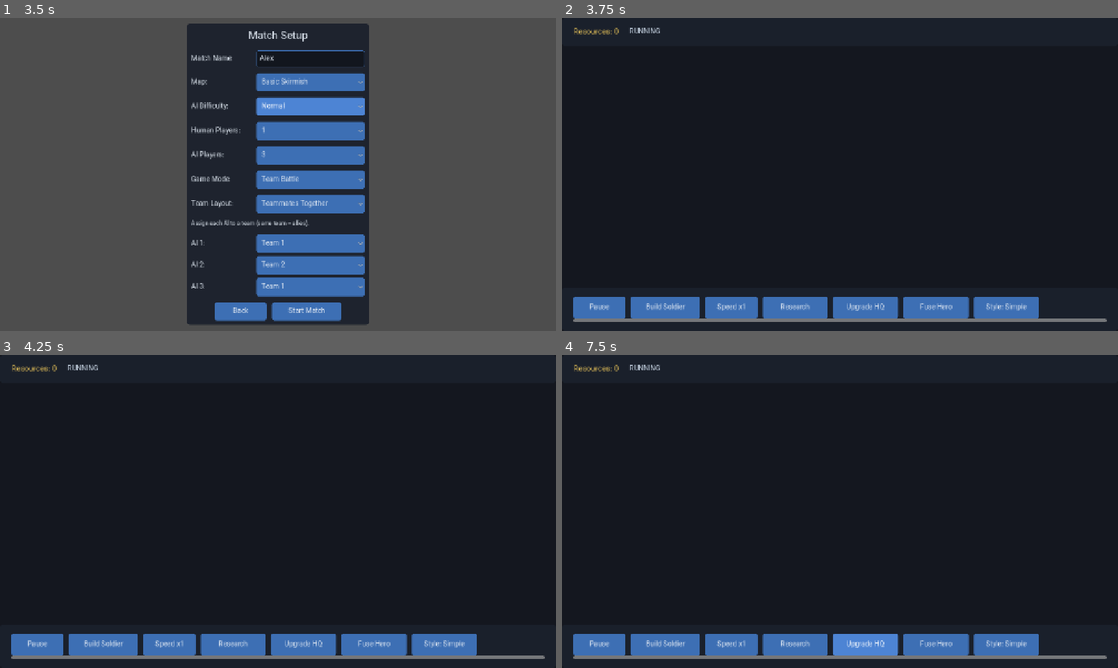
Above: before the commit, frames 1-4 (two rows, left to right).
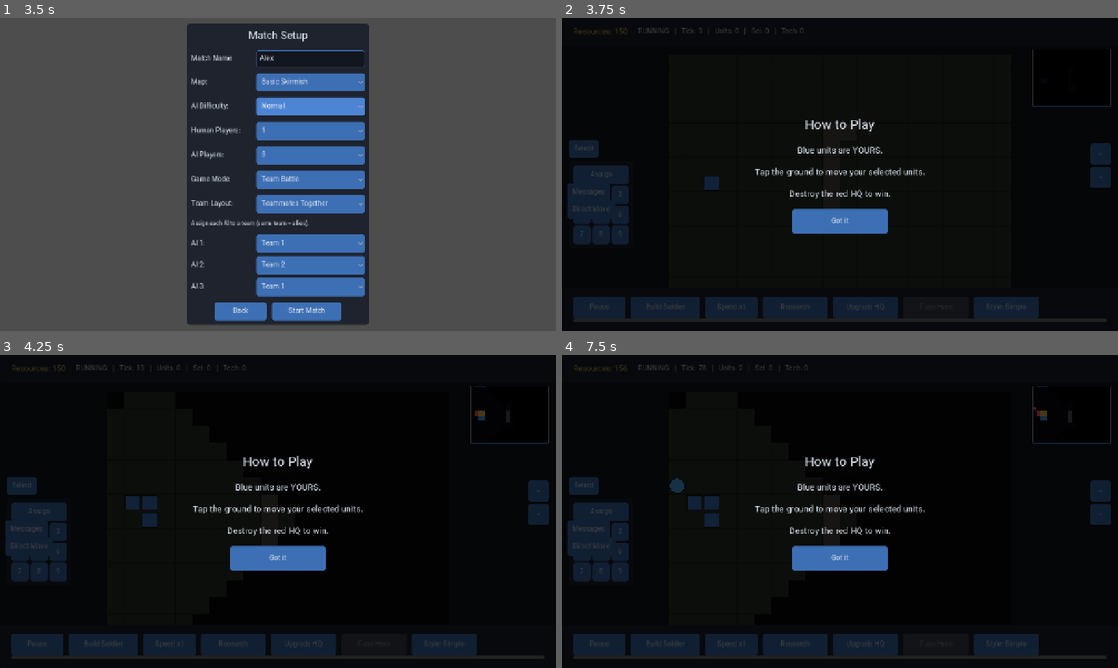
Above: after the commit, the same moments.

Repository: golshandvr-del/Sjalwmbdjdlxl
Game: Godot game, scene res://scenes/main_menu.tscn
Two runs of this game, one before a commit and one after it. Both use one fixed random seed, a clock stepped at 60 frames per second and the inputs below.
Inputs (mouse positions are in pixels of both pictures, inside the frame that each line leads up to):
- Up to frame 1 (3.5 s): click "Single Player" at 0.5 s; click (311, 58) at 1.27 s; type "Alex" at 1.35 s; click "Normal" at 2 s; click "Normal" at 2.75 s
- Up to frame 2 (3.75 s): click "Start Match" at 3.5 s
- Up to frame 3 (4.25 s): no input
- Up to frame 4 (7.5 s): click (589, 530) at 4.25 s, where only the run after the commit has a clickable "Messages"; click "Build Soldier" at 5 s; click "Speed x1" at 5.75 s; click "Research" at 6.5 s; click "Upgrade HQ" at 7.25 s

Frame 1 is identical in both runs. In frame 2, 28% of the frame differs, in the area x 0-100%, y 0-100%; in frame 3, 55%; in frame 4, 55%.
Error before the commit: Parse Error: Function "_build_message_panel()" not found in base self. (res://ui/mobile/game_hud.gd:940)

Commit message:
feat(mc11): mobile Messages panel - chat/strategic-treaty/mission tabs issuing deterministic diplomacy commands (MC11.2/11.3/11.4/req11)

Diff:
--- a/ui/mobile/game_hud.gd
+++ b/ui/mobile/game_hud.gd
@@ -1011,6 +1011,341 @@
 	_update_move_mode_buttons()
 
 
+# MC11.2/11.3/11.4 (request 11): build the "Messages" toggle button plus the
+# hidden Messages panel (three tabs). The panel is built once and toggled; all
+# its controls only issue authoritative diplomatic Commands via the diplomacy
+# module (no WorldState mutation here), so the simulation stays deterministic.
+func _build_message_panel() -> void:
+	_msg_button = Button.new()
+	_msg_button.name = "MessagesButton"
+	_msg_button.text = _local_text("ui.msg.title")
+	_msg_button.custom_minimum_size = Vector2(0, 34)
+	_msg_button.set_anchors_preset(Control.PRESET_BOTTOM_LEFT)
+	_msg_button.position = Vector2(12, -340)
+	_msg_button.pressed.connect(_on_messages_pressed)
+	_icons.apply_to_button(_msg_button, "message")
+	add_child(_msg_button)
+
+	_msg_panel = PanelContainer.new()
+	_msg_panel.name = "MessagesPanel"
+	_msg_panel.visible = false
+	_msg_panel.set_anchors_preset(Control.PRESET_CENTER)
+	_msg_panel.custom_minimum_size = Vector2(360, 400)
+	add_child(_msg_panel)
+
+	var tabs: TabContainer = TabContainer.new()
+	tabs.name = "MessageTabs"
+	_msg_panel.add_child(tabs)
+
+	var chat_tab: Control = _build_chat_tab()
+	chat_tab.name = _local_text("ui.msg.tab_chat")
+	tabs.add_child(chat_tab)
+
+	var strat_tab: Control = _build_strategic_tab()
+	strat_tab.name = _local_text("ui.msg.strategic_tab")
+	tabs.add_child(strat_tab)
+
+	var mission_tab: Control = _build_mission_tab()
+	mission_tab.name = _local_text("ui.msg.mission_tab")
+	tabs.add_child(mission_tab)
+
+
+# MC11.2: the plain "Chat" tab -- pick a recipient, read the transcript, type a
+# line and Send. Sending appends a cosmetic local message (the transport of chat
+# text between peers is presentation-only and out of the state hash).
+func _build_chat_tab() -> Control:
+	var box: VBoxContainer = VBoxContainer.new()
+	box.add_theme_constant_override("separation", 6)
+
+	var row: HBoxContainer = HBoxContainer.new()
+	var to_label: Label = Label.new()
+	to_label.text = _local_text("ui.msg.recipient")
+	row.add_child(to_label)
+	_msg_recipient = OptionButton.new()
+	_populate_recipient_options(_msg_recipient)
+	_msg_recipient.item_selected.connect(func(_i: int) -> void: _refresh_chat_history())
+	row.add_child(_msg_recipient)
+	box.add_child(row)
+
+	_msg_history = RichTextLabel.new()
+	_msg_history.custom_minimum_size = Vector2(340, 260)
+	_msg_history.bbcode_enabled = false
+	box.add_child(_msg_history)
+
+	var send_row: HBoxContainer = HBoxContainer.new()
+	_msg_text_edit = LineEdit.new()
+	_msg_text_edit.placeholder_text = _local_text("ui.msg.text_hint")
+	_msg_text_edit.custom_minimum_size = Vector2(260, 0)
+	send_row.add_child(_msg_text_edit)
+	var send_btn: Button = Button.new()
+	send_btn.text = _local_text("ui.msg.send")
+	send_btn.pressed.connect(_on_chat_send_pressed)
+	send_row.add_child(send_btn)
+	box.add_child(send_row)
+
+	_refresh_chat_history()
+	return box
+
+
+# MC11.3: the "Strategic" tab -- pick a treaty type + target + duration and
+# Propose. This issues a deterministic propose_treaty command through the
+# diplomacy module (the single lockstep-safe entry point).
+func _build_strategic_tab() -> Control:
+	var box: VBoxContainer = VBoxContainer.new()
+	box.add_theme_constant_override("separation", 6)
+
+	var type_row: HBoxContainer = HBoxContainer.new()
+	var t_label: Label = Label.new()
+	t_label.text = _local_text("ui.msg.treaty_type")
+	type_row.add_child(t_label)
+	_treaty_type_opt = OptionButton.new()
+	for type_id in TreatyUtil.TYPES:
+		_treaty_type_opt.add_item(str(type_id))
+	type_row.add_child(_treaty_type_opt)
+	box.add_child(type_row)
+
+	var target_row: HBoxContainer = HBoxContainer.new()
+	var tg_label: Label = Label.new()
+	tg_label.text = _local_text("ui.msg.recipient")
+	target_row.add_child(tg_label)
+	_treaty_target_opt = OptionButton.new()
+	_populate_owner_options(_treaty_target_opt)
+	target_row.add_child(_treaty_target_opt)
+	box.add_child(target_row)
+
+	var dur_row: HBoxContainer = HBoxContainer.new()
+	var d_label: Label = Label.new()
+	d_label.text = _local_text("ui.msg.treaty_duration")
+	dur_row.add_child(d_label)
+	_treaty_duration = SpinBox.new()
+	_treaty_duration.min_value = 0
+	_treaty_duration.max_value = 100000
+	_treaty_duration.value = 0
+	dur_row.add_child(_treaty_duration)
+	box.add_child(dur_row)
+
+	var propose_btn: Button = Button.new()
+	propose_btn.text = _local_text("ui.msg.treaty_propose")
+	propose_btn.pressed.connect(_on_propose_treaty_pressed)
+	box.add_child(propose_btn)
+	return box
+
+
+# MC11.4: the "Mission" tab -- ask an ally (or self) to act on a MAP POINT:
+# a target owner, a mission type, a target cell, and a commitment percentage.
+# The request is validated by the pure MissionRequestUtil and carried on a
+# REQUEST_ATTACK/REQUEST_DEFENSE treaty proposal (deterministic command).
+func _build_mission_tab() -> Control:
+	var box: VBoxContainer = VBoxContainer.new()
+	box.add_theme_constant_override("separation", 6)
+
+	var mtype_row: HBoxContainer = HBoxContainer.new()
+	var mt_label: Label = Label.new()
+	mt_label.text = _local_text("ui.msg.mission_tab")
+	mtype_row.add_child(mt_label)
+	_mission_type_opt = OptionButton.new()
+	for m in MissionRequestUtil.TYPES:
+		_mission_type_opt.add_item(_local_text("ui.msg.mission_" + str(m)))
+	mtype_row.add_child(_mission_type_opt)
+	box.add_child(mtype_row)
+
+	var mtarget_row: HBoxContainer = HBoxContainer.new()
+	var mtg_label: Label = Label.new()
+	mtg_label.text = _local_text("ui.msg.recipient")
+	mtarget_row.add_child(mtg_label)
+	_mission_target_opt = OptionButton.new()
+	_populate_owner_options(_mission_target_opt)
+	mtarget_row.add_child(_mission_target_opt)
+	box.add_child(mtarget_row)
+
+	var cell_row: HBoxContainer = HBoxContainer.new()
+	var c_label: Label = Label.new()
+	c_label.text = _local_text("ui.msg.mission_cell")
+	cell_row.add_child(c_label)
+	_mission_cell_x = SpinBox.new()
+	_mission_cell_x.min_value = 0
+	_mission_cell_x.max_value = 100000
+	cell_row.add_child(_mission_cell_x)
+	_mission_cell_y = SpinBox.new()
+	_mission_cell_y.min_value = 0
+	_mission_cell_y.max_value = 100000
+	cell_row.add_child(_mission_cell_y)
+	box.add_child(cell_row)
+
+	var commit_row: HBoxContainer = HBoxContainer.new()
+	var cm_label: Label = Label.new()
+	cm_label.text = _local_text("ui.msg.commitment")
+	commit_row.add_child(cm_label)
+	_mission_commit = HSlider.new()
+	_mission_commit.min_value = MissionRequestUtil.COMMIT_MIN
+	_mission_commit.max_value = MissionRequestUtil.COMMIT_MAX
+	_mission_commit.value = MissionRequestUtil.COMMIT_DEFAULT
+	_mission_commit.custom_minimum_size = Vector2(200, 0)
+	commit_row.add_child(_mission_commit)
+	box.add_child(commit_row)
+
+	var send_btn: Button = Button.new()
+	send_btn.text = _local_text("ui.msg.mission_send")
+	send_btn.pressed.connect(_on_mission_send_pressed)
+	box.add_child(send_btn)
+	return box
+
+
+# Fill an OptionButton with recipient choices from MessageLogUtil (BROADCAST +
+# every other owner). Each item stores its owner id as metadata.
+func _populate_recipient_options(opt: OptionButton) -> void:
+	opt.clear()
+	var choices: Array = MessageLogUtil.recipient_choices(_owner_count(), LOCAL_PLAYER)
+	for owner in choices:
+		var oid: int = int(owner)
+		var label: String = _owner_label(oid)
+		opt.add_item(label)
+		opt.set_item_metadata(opt.item_count - 1, oid)
+
+
+# Fill an OptionButton with every OTHER owner (no BROADCAST) -- used for treaty /
+# mission targets, which must name a single counterpart.
+func _populate_owner_options(opt: OptionButton) -> void:
+	opt.clear()
+	for o in range(_owner_count()):
+		if o == LOCAL_PLAYER:
+			continue
+		opt.add_item(_owner_label(o))
+		opt.set_item_metadata(opt.item_count - 1, o)
+
+
+# A localized label for an owner id (BROADCAST => "Everyone").
+func _owner_label(owner: int) -> String:
+	if owner == MessageLogUtil.BROADCAST:
+		return _local_text("ui.msg.broadcast")
+	return _local_text("ui.msg.player").replace("{id}", str(owner))
+
+
+# The number of owners/seats in the current match, derived from match.teams
+# (deterministic world state). Falls back to 2 so the panel is always usable.
+func _owner_count() -> int:
+	var teams: Dictionary = Nexus.world_state.get_section("match").get("teams", {})
+	var maxo: int = LOCAL_PLAYER
+	for k in teams.keys():
+		maxo = max(maxo, int(str(k)))
+	return max(2, maxo + 1)
+
+
+# Return the owner id currently selected in an OptionButton (its metadata), or a
+# fallback when nothing is selected.
+func _selected_owner(opt: OptionButton, fallback: int) -> int:
+	if opt == null or opt.selected < 0:
+		return fallback
+	var meta = opt.get_item_metadata(opt.selected)
+	return int(meta) if meta != null else fallback
+
+
+# Toggle the Messages panel open/closed.
+func _on_messages_pressed() -> void:
+	if _msg_panel == null:
+		return
+	_msg_panel.visible = not _msg_panel.visible
+	if _msg_panel.visible:
+		_refresh_chat_history()
+
+
+# MC11.2: append the typed line to the local transcript and refresh the view.
+# Chat text is cosmetic transport, so it does NOT go through the state hash.
+func _on_chat_send_pressed() -> void:
+	if _msg_text_edit == null:
+		return
+	var text: String = _msg_text_edit.text.strip_edges()
+	if text == "":
+		return
+	var recipient: int = _selected_owner(_msg_recipient, MessageLogUtil.BROADCAST)
+	var msg: Dictionary = MessageLogUtil.make_message(
+		LOCAL_PLAYER, recipient, text, int(Nexus.world_state.current_tick))
+	MessageLogUtil.append_message(_msg_log, msg)
+	_msg_text_edit.text = ""
+	_refresh_chat_history()
+
+
+# Rebuild the chat transcript view for the currently selected recipient.
+func _refresh_chat_history() -> void:
+	if _msg_history == null:
+		return
+	var recipient: int = _selected_owner(_msg_recipient, MessageLogUtil.BROADCAST)
+	var shown: Array
+	if recipient == MessageLogUtil.BROADCAST:
+		shown = MessageLogUtil.filter_for_owner(_msg_log, LOCAL_PLAYER)
+	else:
+		shown = MessageLogUtil.conversation(_msg_log, LOCAL_PLAYER, recipient)
+	if shown.is_empty():
+		_msg_history.text = _local_text("ui.msg.no_messages")
+		return
+	var lines: Array = []
+	for m in shown:
+		var md: Dictionary = m as Dictionary
+		lines.append("[%d] %s -> %s: %s" % [
+			int(md.get("tick", 0)),
+			_owner_label(int(md.get("sender", 0))),
+			_owner_label(int(md.get("recipient", MessageLogUtil.BROADCAST))),
+			str(md.get("text", "")),
+		])
+	_msg_history.text = "\n".join(lines)
+
+
+# MC11.3: build a treaty from the strategic tab and issue a deterministic
+# propose_treaty command through the diplomacy module.
+func _on_propose_treaty_pressed() -> void:
+	var diplomacy: Object = Nexus.get_module("diplomacy")
+	if diplomacy == null:
+		return
+	var type_id: String = str(TreatyUtil.TYPES[max(0, _treaty_type_opt.selected)])
+	var target: int = _selected_owner(_treaty_target_opt, LOCAL_PLAYER)
+	if target == LOCAL_PLAYER:
+		return
+	var duration: int = int(_treaty_duration.value)
+	var treaty: Dictionary = TreatyUtil.make_treaty(
+		type_id, LOCAL_PLAYER, target, {}, {}, duration,
+		int(Nexus.world_state.current_tick))
+	if not TreatyUtil.is_valid(treaty):
+		return
+	diplomacy.issue_propose(LOCAL_PLAYER, treaty)
+	# Echo a cosmetic line into the transcript so the player sees what was sent.
+	MessageLogUtil.append_message(_msg_log, MessageLogUtil.make_message(
+		LOCAL_PLAYER, target,
+		_local_text("ui.msg.treaty_propose") + ": " + type_id,
+		int(Nexus.world_state.current_tick),
+		MessageLogUtil.CHANNEL_STRATEGIC, { "treaty": treaty }))
+
+
+# MC11.4: build a mission request from the mission tab, validate it with the
+# pure MissionRequestUtil, and carry it as a REQUEST_ATTACK/REQUEST_DEFENSE
+# treaty proposal (deterministic command). Unknown mission types map to attack.
+func _on_mission_send_pressed() -> void:
+	var diplomacy: Object = Nexus.get_module("diplomacy")
+	if diplomacy == null:
+		return
+	var target: int = _selected_owner(_mission_target_opt, LOCAL_PLAYER)
+	if target == LOCAL_PLAYER:
+		return
+	var mtype: String = str(MissionRequestUtil.TYPES[max(0, _mission_type_opt.selected)])
+	var mission: Dictionary = MissionRequestUtil.make_mission(
+		LOCAL_PLAYER, target, mtype,
+		int(_mission_cell_x.value), int(_mission_cell_y.value),
+		int(_mission_commit.value))
+	if not MissionRequestUtil.is_valid(mission):
+		return
+	var treaty_type: String = TreatyUtil.REQUEST_DEFENSE if mtype == MissionRequestUtil.DEFEND else TreatyUtil.REQUEST_ATTACK
+	var treaty: Dictionary = TreatyUtil.make_treaty(
+		treaty_type, LOCAL_PLAYER, target, { "mission": mission }, {}, 0,
+		int(Nexus.world_state.current_tick))
+	if not TreatyUtil.is_valid(treaty):
+		return
+	diplomacy.issue_propose(LOCAL_PLAYER, treaty)
+	MessageLogUtil.append_message(_msg_log, MessageLogUtil.make_message(
+		LOCAL_PLAYER, target,
+		_local_text("ui.msg.mission_send") + ": " + mtype,
+		int(Nexus.world_state.current_tick),
+		MessageLogUtil.CHANNEL_STRATEGIC, { "mission": mission }))
+
+
 # P3.3 (R12.3): a corner minimap. Anchored bottom-right, above the bottom bar.
 func _build_minimap() -> void:
 	var MinimapScript = load("res://ui/shared/minimap.gd")
